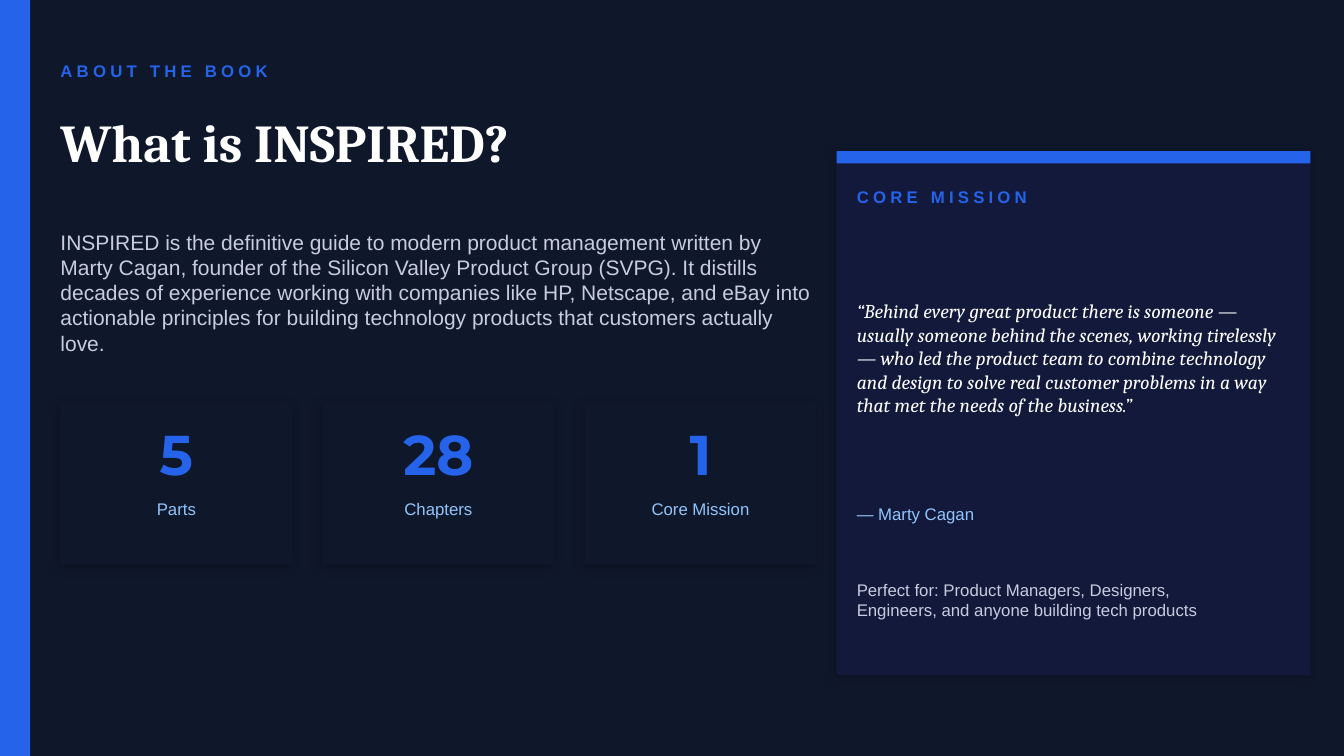
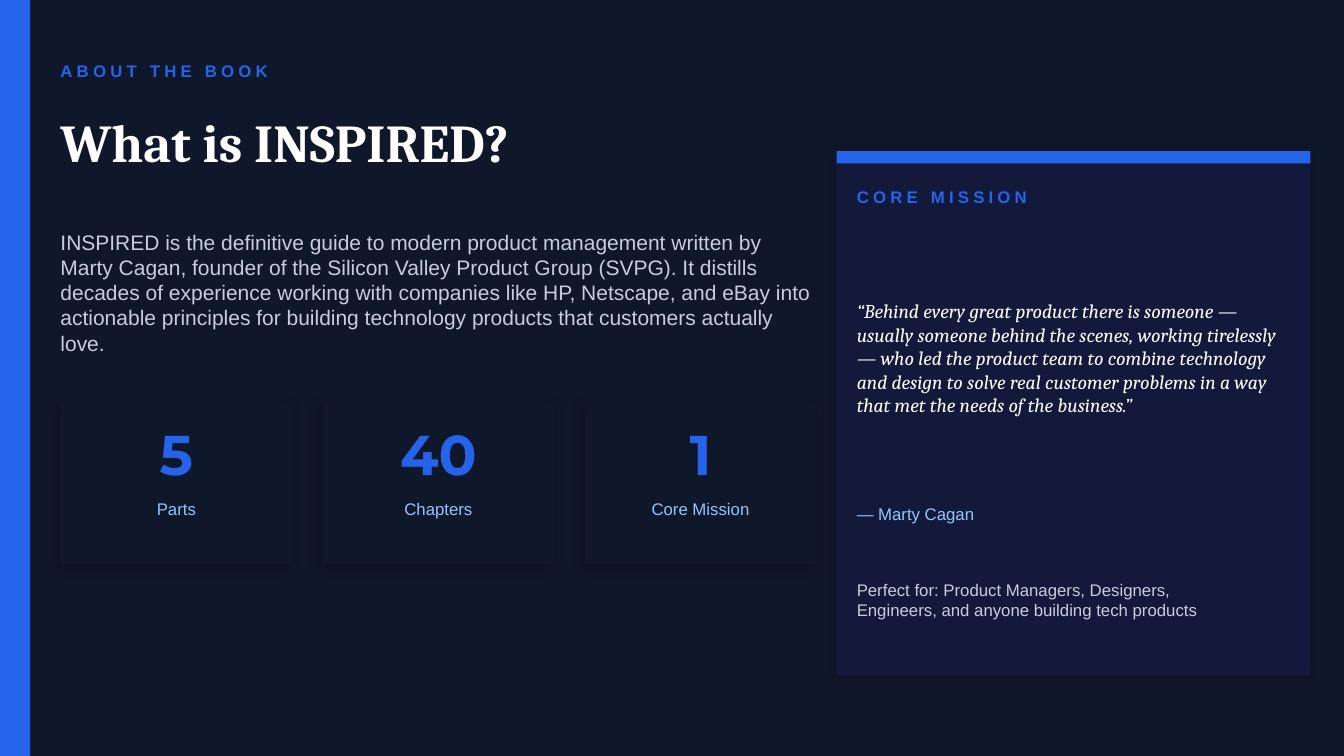
Before and after one commit to tgermain-impirica/Inspired, a slide deck: slide 3 of inspired-team-deck.pptx. Drawn at 1344x756 pixels with LibreOffice and Linux fonts; fonts in the diff are those of the drawing. Boxes give left, top, right and bottom in pixels: in the first picture for what was removed or moved away, otherwise in the second. Text is boxed around its words. In the diff, an @@ line names an element or a change of style, - is before the commit and + after.

```diff
--- a/inspired-team-deck.pptx
+++ b/inspired-team-deck.pptx
@@ text at (400,435,477,476): text changed @@
-28
+40
```
Also in this commit, not shown: 1 other slide changed, 38 slides added, 2 other files.
